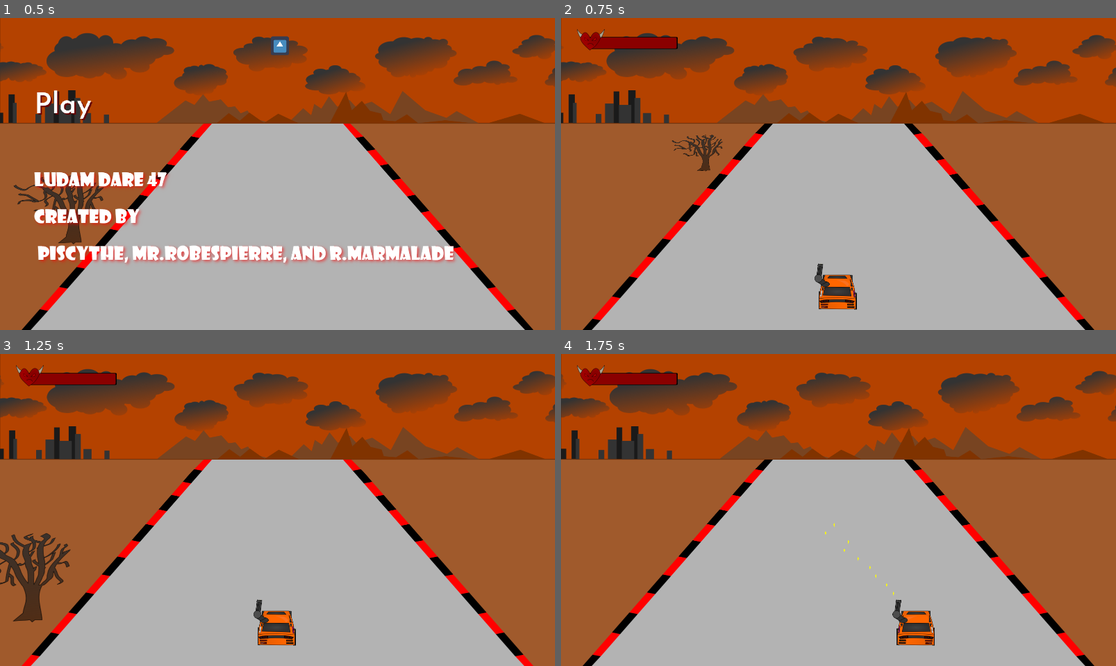
Above: before the commit, frames 1-4 (two rows, left to right).
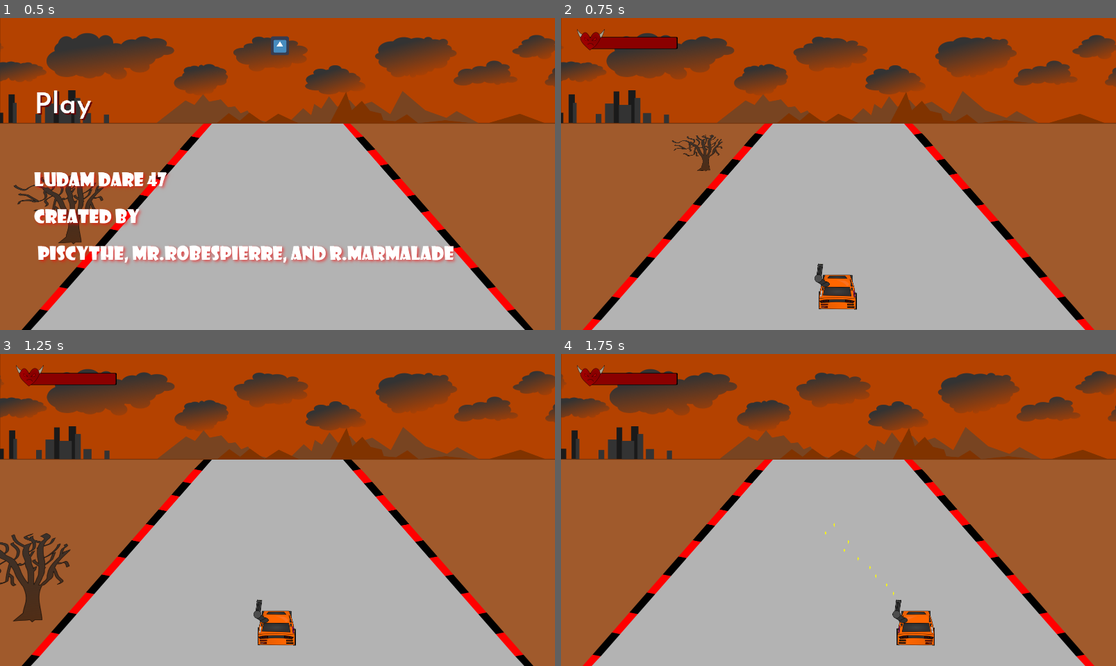
Above: after the commit, the same moments.

Repository: adambraude/LD47
Game: Godot game, scene res://test scene.tscn
Two runs of this game, one before a commit and one after it. Both use one fixed random seed, a clock stepped at 60 frames per second and the inputs below. The engine's default icon, where the game draws it, is replaced by a stand-in: a white triangle on a blue panel in a dark square.
Inputs:
- Up to frame 1 (0.5 s): no input
- Up to frame 2 (0.75 s): click "Play" at 0.5 s
- Up to frame 3 (1.25 s): no input
- Up to frame 4 (1.75 s): hold Right (ui_right) from 1.28 s (still down); hold Space (shoot) from 1.28 s (still down)

Frame 1 is identical in both runs. In frame 2, 2.5% of the frame differs, in the area x 3-97%, y 33-100%; in frame 3, 2.5%; in frame 4, 2.5%.

Commit message:
When player dies, game points back title screen

Diff:
--- a/Main.gd
+++ b/Main.gd
@@ -19,6 +19,7 @@
 	$EnemySpawner/CrabEnemyTimer.stop()
 	get_tree().call_group("crabs", "queue_free")
 	get_tree().call_group("fireballs", "queue_free")
+	get_tree().change_scene("res://test scene.tscn")
 
 func new_game():
 	$Player.start($StartPosition.position)
--- a/Main.tscn
+++ b/Main.tscn
@@ -11,6 +11,9 @@
 script = ExtResource( 4 )
 
 [node name="Background" parent="." instance=ExtResource( 1 )]
+
+[node name="Road" parent="Background" index="2"]
+frame = 1
 
 [node name="StartTimer" type="Timer" parent="."]
 wait_time = 2.0
--- a/Play.gd
+++ b/Play.gd
@@ -18,4 +18,3 @@
 
 func _on_Play_pressed():
 	get_tree().change_scene("res://Main.tscn")
-	pass # Replace with function body.
